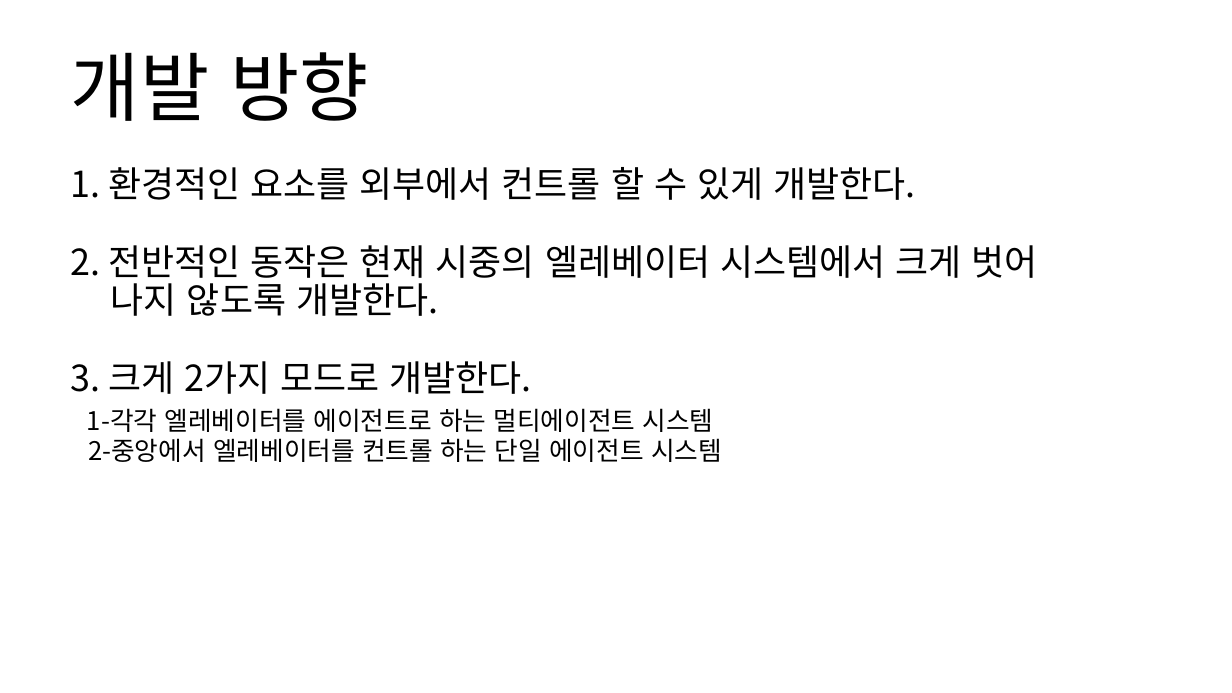
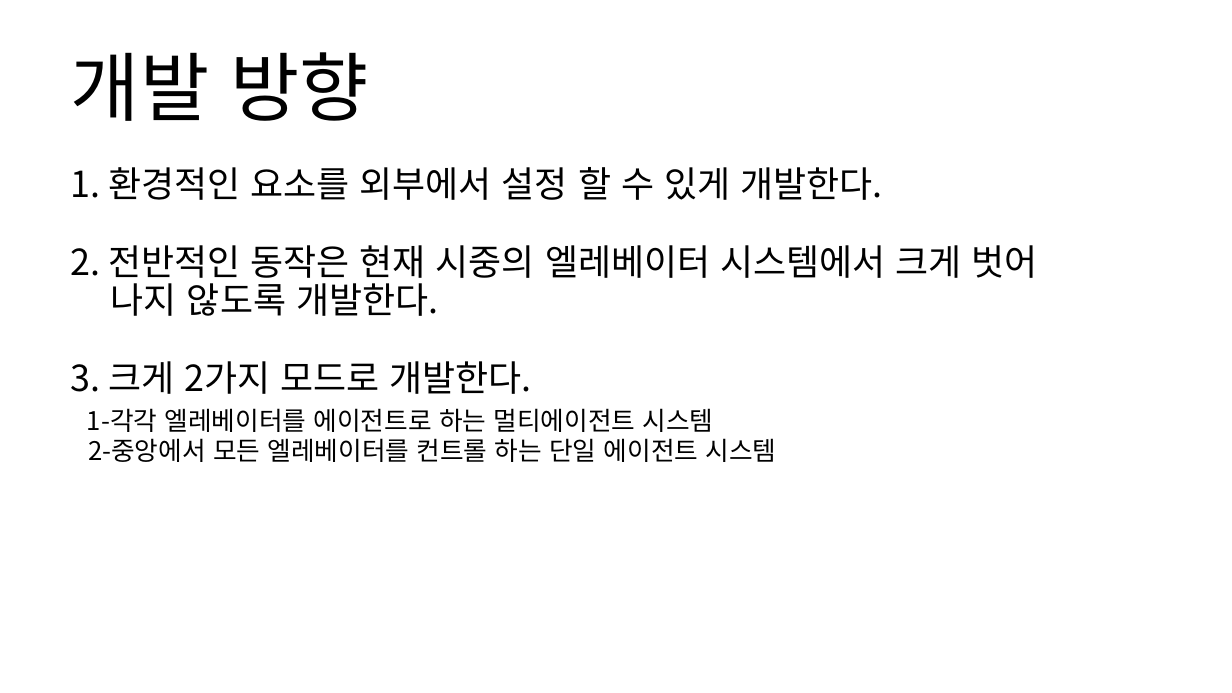
Before and after one commit to elevator-rl/elevator_env, a slide deck: slide 2 of Elevator환경.pptx. Drawn at 1232x693 pixels with LibreOffice and Linux fonts; fonts in the diff are those of the drawing. Boxes give left, top, right and bottom in pixels: in the first picture for what was removed or moved away, otherwise in the second. Text is boxed around its words. In the diff, an @@ line names an element or a change of style, - is before the commit and + after.

```diff
--- a/Elevator환경.pptx
+++ b/Elevator환경.pptx
@@ text at [71,167,882,200]: text changed @@
-1. 환경적인 요소를 외부에서 컨트롤 할 수 있게 개발한다.
+1. 환경적인 요소를 외부에서 설정 할 수 있게 개발한다.
@@ text at [88,438,777,462]: text changed @@
-2-중앙에서 엘레베이터를 컨트롤 하는 단일 에이전트 시스템
+2-중앙에서 모든 엘레베이터를 컨트롤 하는 단일 에이전트 시스템
```
Also in this commit, not shown: 4 other slides changed.
